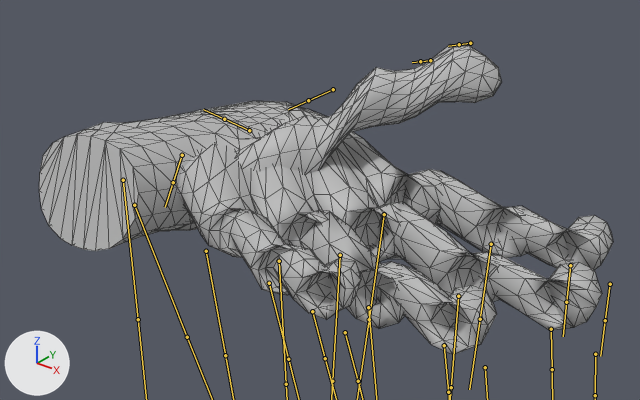
The FBX model models/left_new.fbx as it was, and as the next commit left it.
Both versions are drawn from a 50 mm camera at (0.2338, -0.1805, 0.1312) aimed at (0.0731, 0.0204, 0.0067). Every picture has the same lights, and +X, +Y and +Z are marked at lower left. Both versions are drawn at the pose saved in each file; the numbers are the values there. The bones that bend it are drawn over the model as lines. Mesh edges are drawn as thin lines.

Objects in the first picture: 'l_handMeshNode'.
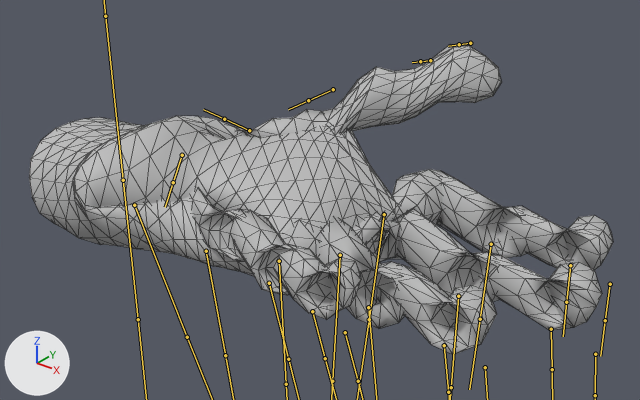
Edits to the bpy script that builds the scene:
```text
Change bone_b_l_wrist:
    where bone_b_l_wrist = bpy.data.objects['Armature'].pose.bones['b_l_wrist']
    bone_b_l_wrist.rotation_quaternion: (0.0, 0.707, 0.0, -0.707) -> (1.0, 0.0, 0.0, 0.0)  # degrees (180, 90, 0) -> degrees (0, 0, 0)
```

Pixel boxes [x1, y1, x2, y2] of what changed, in the pictures (640 x 400 px):
'l_handMeshNode', posed
    before: [39, 44, 613, 355]
    after: [29, 44, 613, 355]
bone 'b_l_wrist', root to tip
    before: (123, 180) to (138, 319)
    after: (123, 180) to (105, 16)
